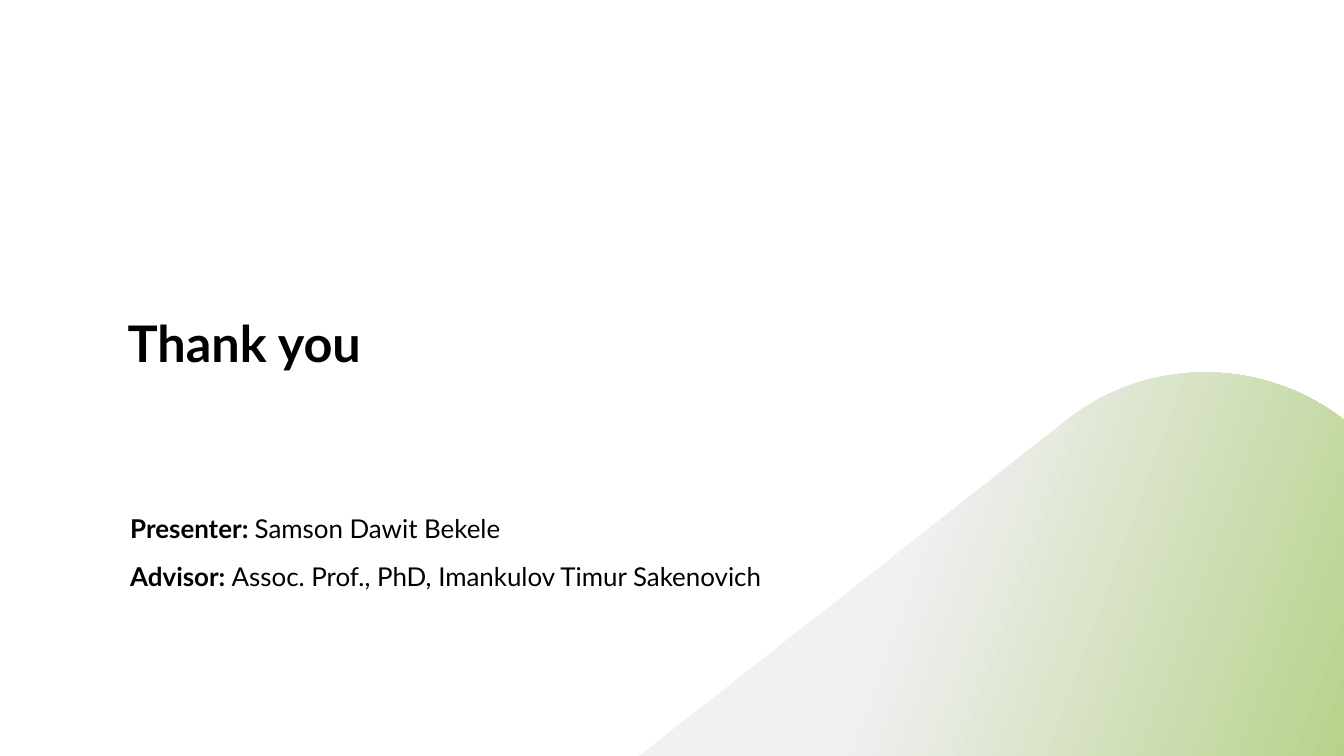
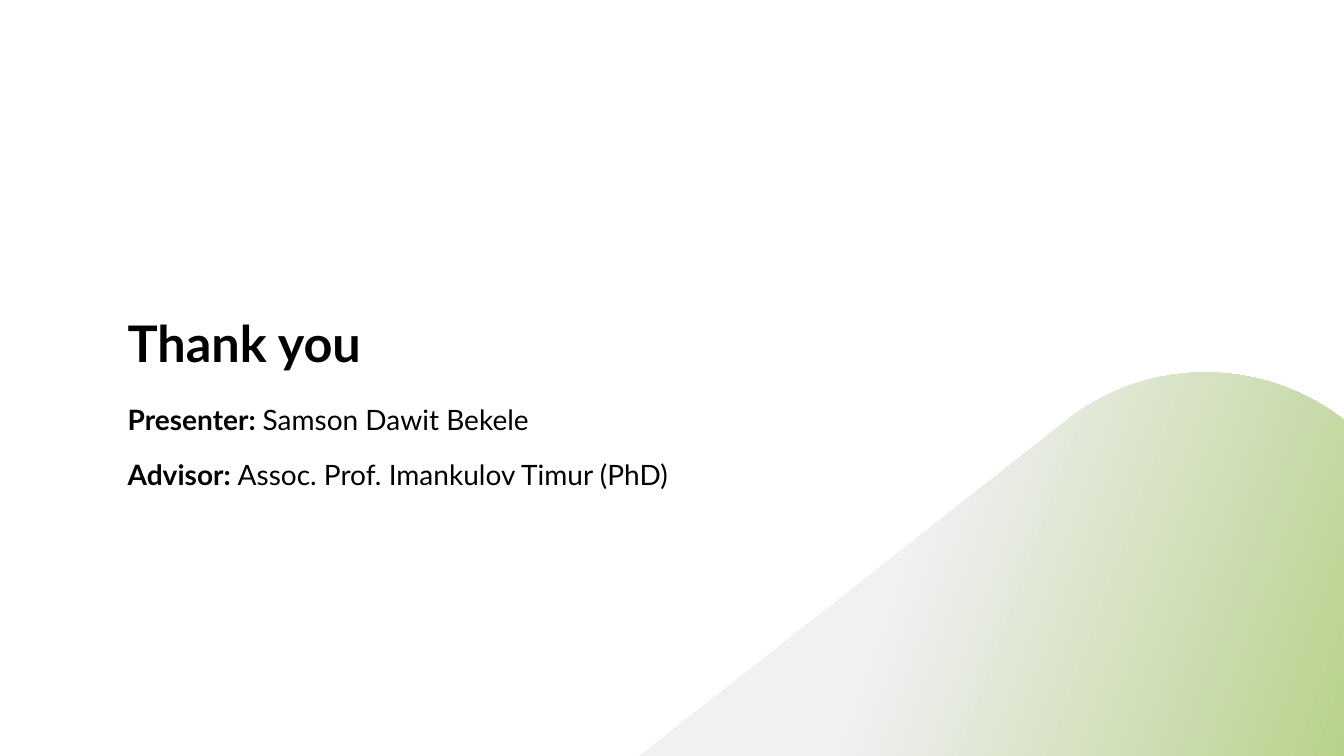
Before and after one commit to samsondawit/student-success, a slide deck: slide 8 of GUI/UI presentation.pptx (slide 7 before the commit). Drawn at 1344x756 pixels with LibreOffice and Linux fonts; fonts in the diff are those of the drawing. Boxes give left, top, right and bottom in pixels: in the first picture for what was removed or moved away, otherwise in the second. Text is boxed around its words. In the diff, an @@ line names an element or a change of style, - is before the commit and + after.

```diff
--- a/GUI/UI presentation.pptx
+++ b/GUI/UI presentation.pptx
@@ subtitle "Presenter: Samson Dawit Bekele": place and size @@
-subtitle "Presenter: Samson Dawit Bekele" at (130,519,761,590)
+subtitle "Presenter: Samson Dawit Bekele" at (128,409,668,489)
@@ subtitle at (128,409,528,431): size 18.5 to 20 pt in "Presenter: Samson Dawit Bekele"; line spacing 1.1 to 1.2 @@
@@ subtitle at (128,463,668,489): text changed; size 18.5 to 20 pt @@
-Advisor: Assoc. Prof., PhD, Imankulov Timur Sakenovich
+Advisor: Assoc. Prof. Imankulov Timur (PhD)
```
Also in this commit, not shown: 2 other slides changed, 5 slides added, 4 slides removed.
